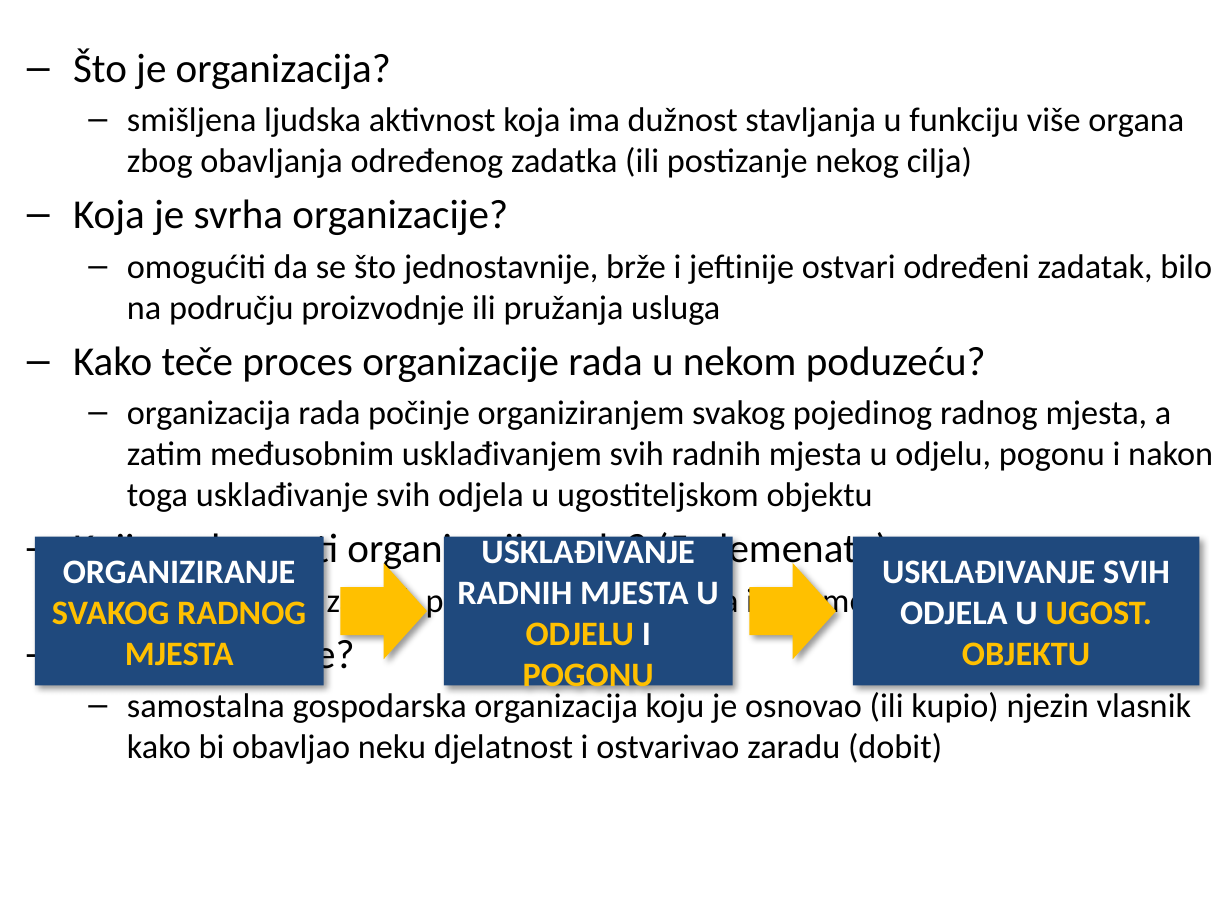
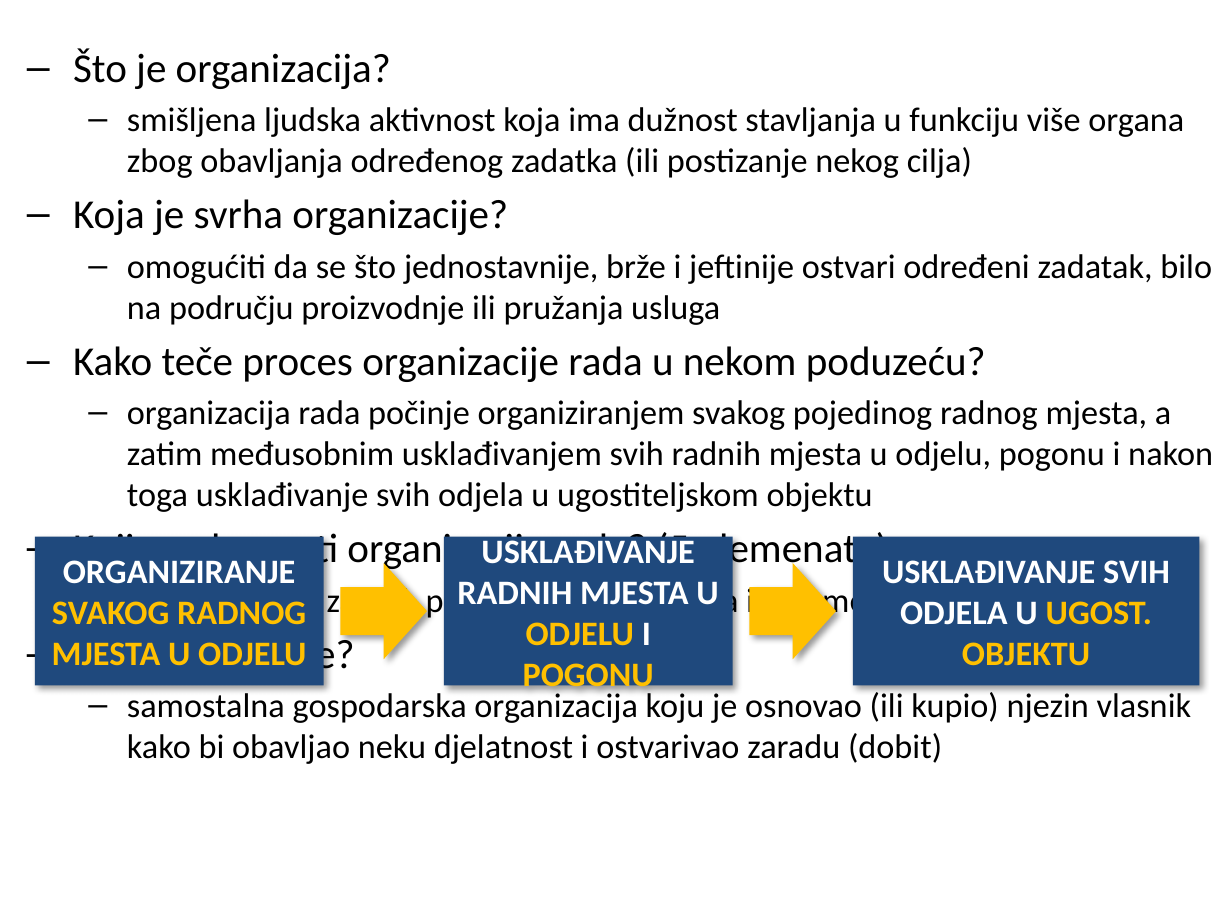
Before and after one commit to cornx/print, a slide deck: slide 11 of data/organizacija/001_uvod_i_ug_kao_gosp_djelatnost_ponavljanje.pptx (slide 2 before the commit). Drawn at 1232x924 pixels with LibreOffice and Linux fonts; fonts in the diff are those of the drawing. Boxes give left, top, right and bottom in pixels: in the first picture for what was removed or moved away, otherwise in the second. Text is boxed around its words. In the diff, an @@ line names an element or a change of style, - is before the commit and + after.

```diff
--- a/data/organizacija/001_uvod_i_ug_kao_gosp_djelatnost_ponavljanje.pptx
+++ b/data/organizacija/001_uvod_i_ug_kao_gosp_djelatnost_ponavljanje.pptx
@@ text in rectangle at bbox=[52, 560, 306, 666]: text changed @@
-ORGANIZIRANJE SVAKOG RADNOG MJESTA
+ORGANIZIRANJE SVAKOG RADNOG MJESTA U ODJELU
```
Also in this commit, not shown: 9 slides added.
